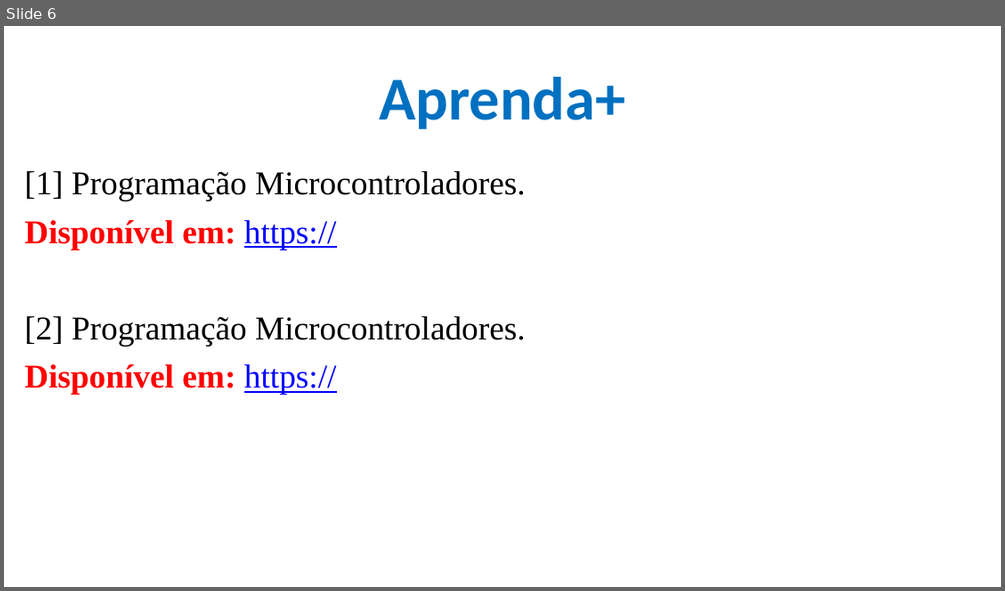
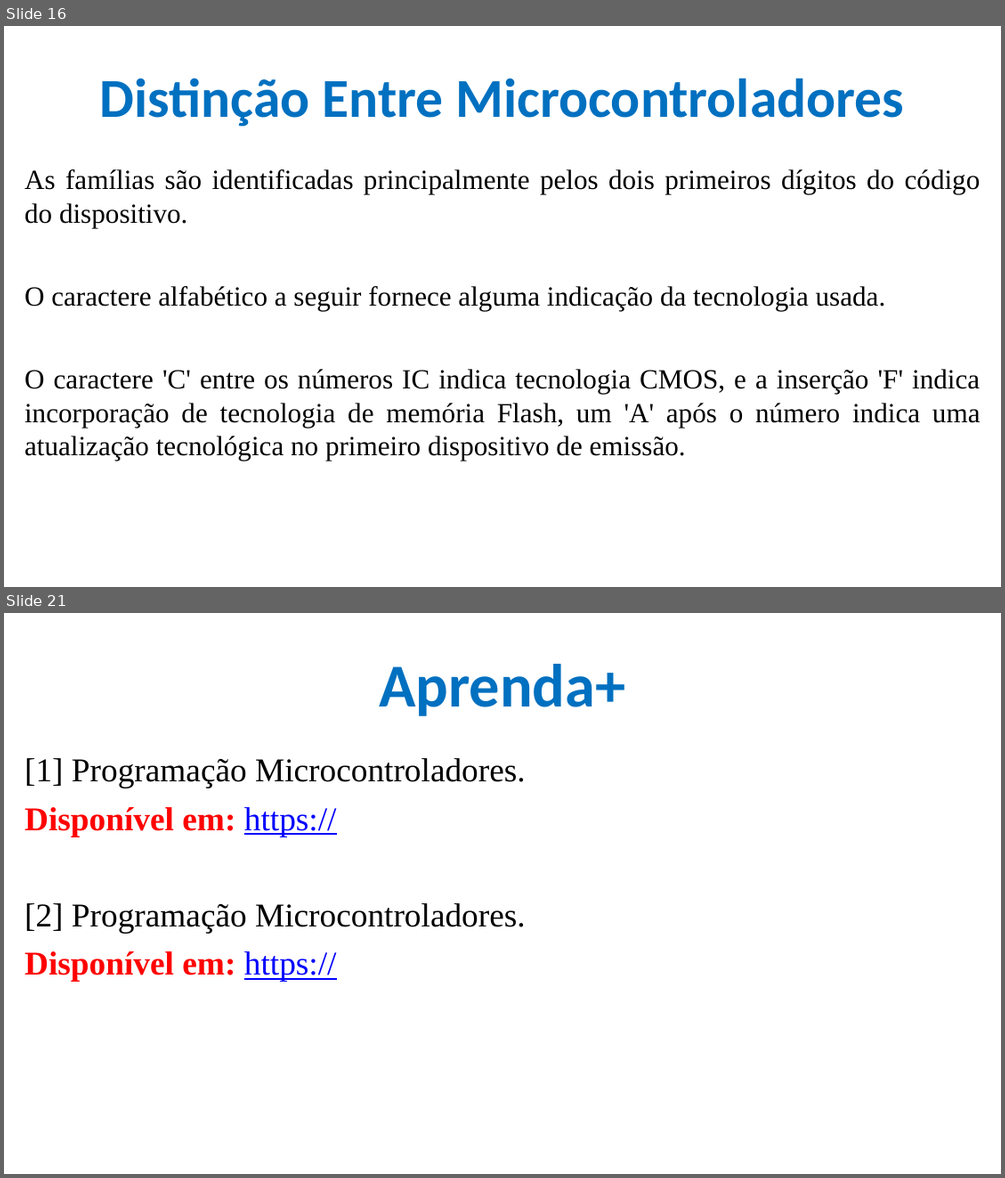
Before and after one commit to CloudEducationBrazil/WydenArea1ProgramacaoMicrocontroladores, a slide deck: 01 Classes/Aula 01 - Programação Microcontroladores.pptx. Shown one above the other, each under a label of ours: slide 6 before the commit, slides 16 and 21 after it; the slides between them are not shown. The pictures are 1005x591 and 1005x1178 pixels, drawn with LibreOffice and Linux fonts; fonts in the diff are those of the drawing; background and template pictures are left out. Boxes give left, top, right and bottom in pixels: in the first picture for what was removed or moved away, otherwise in the second. Text is boxed around its words. In the diff, an @@ line names an element or a change of style, - is before the commit and + after.

Commit message:
Aula 01 Microcontroladores ....

```diff
--- a/01 Classes/Aula 01 - Programação Microcontroladores.pptx
+++ b/01 Classes/Aula 01 - Programação Microcontroladores.pptx
@@ slide 16 added at bbox=[4, 26, 1001, 587], background picture (left out) @@
@@ title added at bbox=[100, 78, 904, 127], 39.6 pt, text #0070C0, bold @@
+Distinção Entre Microcontroladores
@@ text added at bbox=[24, 169, 980, 460], 20 pt, text #000000 @@
+As famílias são identificadas principalmente pelos dois primeiros dígitos do código do dispositivo.
+O caractere alfabético a seguir fornece alguma indicação da tecnologia usada.
+O caractere 'C' entre os números IC indica tecnologia CMOS, e a inserção 'F' indica incorporação de tecnologia de memória Flash, um 'A' após o número indica uma atualização tecnológica no primeiro dispositivo de emissão.
@@ what was slide 6 is now slide 21 @@
```
Also in this commit, not shown: 5 slides changed, 14 other slides added.
